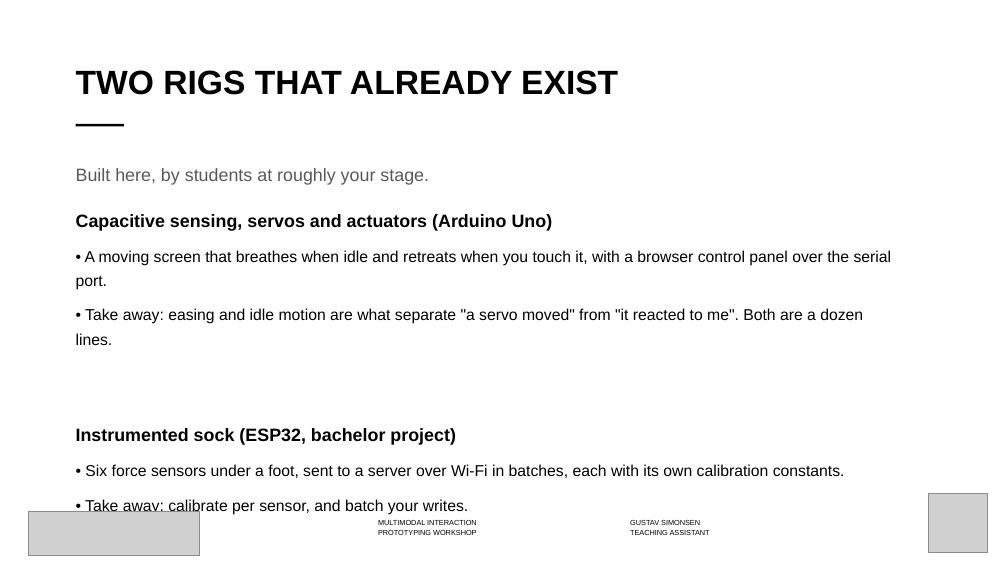
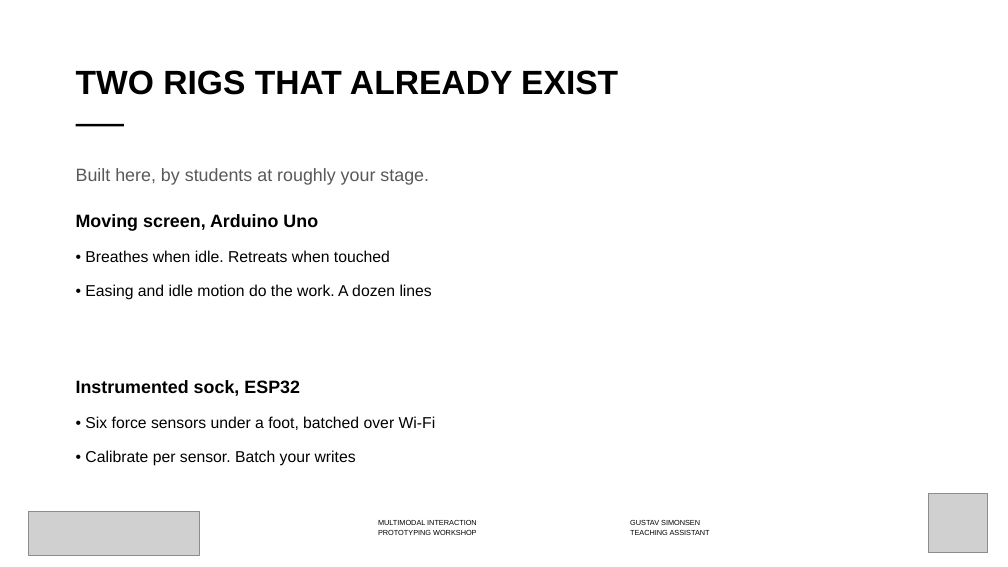
Before and after one commit to labtools-au/multimodal-actuator-workshop, a slide deck: slide 15 of docs/multimodal-actuator-workshop.pptx. Drawn at 1008x567 pixels with LibreOffice and Linux fonts; fonts in the diff are those of the drawing; grey boxes stand for pictures; background and template pictures are left out. Boxes give left, top, right and bottom in pixels: in the first picture for what was removed or moved away, otherwise in the second. Text is boxed around its words. In the diff, an @@ line names an element or a change of style, - is before the commit and + after.

```diff
--- a/docs/multimodal-actuator-workshop.pptx
+++ b/docs/multimodal-actuator-workshop.pptx
@@ text at (76, 214, 436, 466): text changed @@
-Capacitive sensing, servos and actuators (Arduino Uno)
-• A moving screen that breathes when idle and retreats when you touch it, with a browser control panel over the serial port.
-• Take away: easing and idle motion are what separate "a servo moved" from "it reacted to me". Both are a dozen lines.
-Instrumented sock (ESP32, bachelor project)
-• Six force sensors under a foot, sent to a server over Wi-Fi in batches, each with its own calibration constants.
-• Take away: calibrate per sensor, and batch your writes.
+Moving screen, Arduino Uno
+• Breathes when idle. Retreats when touched
+• Easing and idle motion do the work. A dozen lines
+Instrumented sock, ESP32
+• Six force sensors under a foot, batched over Wi-Fi
+• Calibrate per sensor. Batch your writes
```
Also in this commit, not shown: 12 other slides changed, 4 other files.
